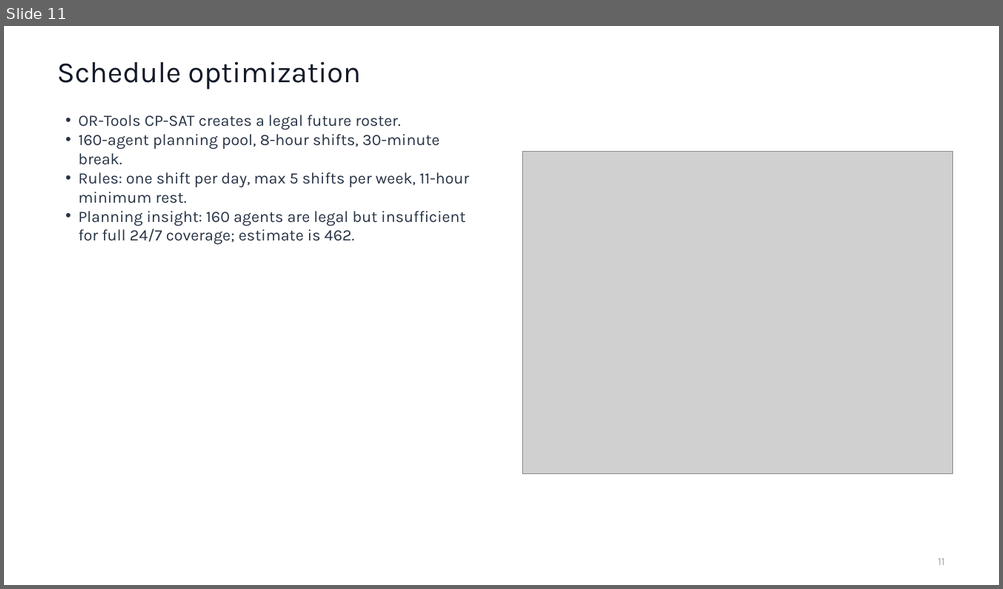
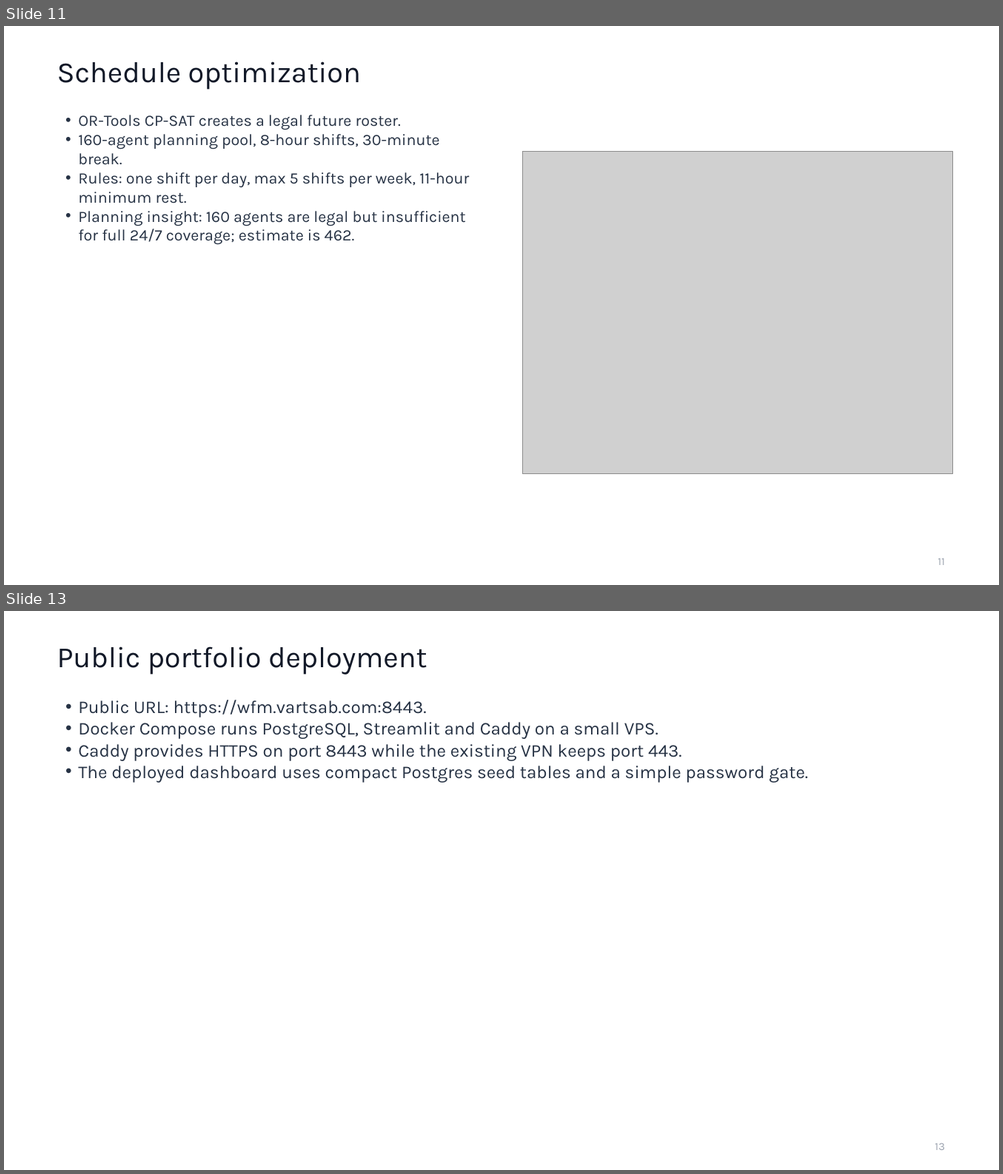
Before and after one commit to vartsab/call-center-WFM, a slide deck: docs/final/Презентація_чернетка.pptx. Shown one above the other, each under a label of ours: slide 11 before the commit, slides 11 and 13 after it; the slides between them are not shown. The pictures are 1003x589 and 1003x1174 pixels, drawn with LibreOffice and Linux fonts; fonts in the diff are those of the drawing; grey boxes stand for pictures. Boxes give left, top, right and bottom in pixels: in the first picture for what was removed or moved away, otherwise in the second. Text is boxed around its words. In the diff, an @@ line names an element or a change of style, - is before the commit and + after.

Commit message:
Finalize portfolio deployment and documentation

```diff
--- a/docs/final/Презентація_чернетка.pptx
+++ b/docs/final/Презентація_чернетка.pptx
@@ slide 13 added at [4, 611, 999, 1170], background #FFFFFF @@
@@ text added at [57, 647, 427, 675], 31 pt, text #111827 @@
+Public portfolio deployment
@@ text added at [78, 700, 808, 783], 19 pt, text #263244 @@
+• Public URL: https://wfm.vartsab.com:8443.
+• Docker Compose runs PostgreSQL, Streamlit and Caddy on a small VPS.
+• Caddy provides HTTPS on port 8443 while the existing VPN keeps port 443.
+• The deployed dashboard uses compact Postgres seed tables and a simple password gate.
@@ text added at [934, 1144, 945, 1150], 11.5 pt, text #9CA3AF @@
+13
```
Also in this commit, not shown: 5 slides changed, 51 other files.
